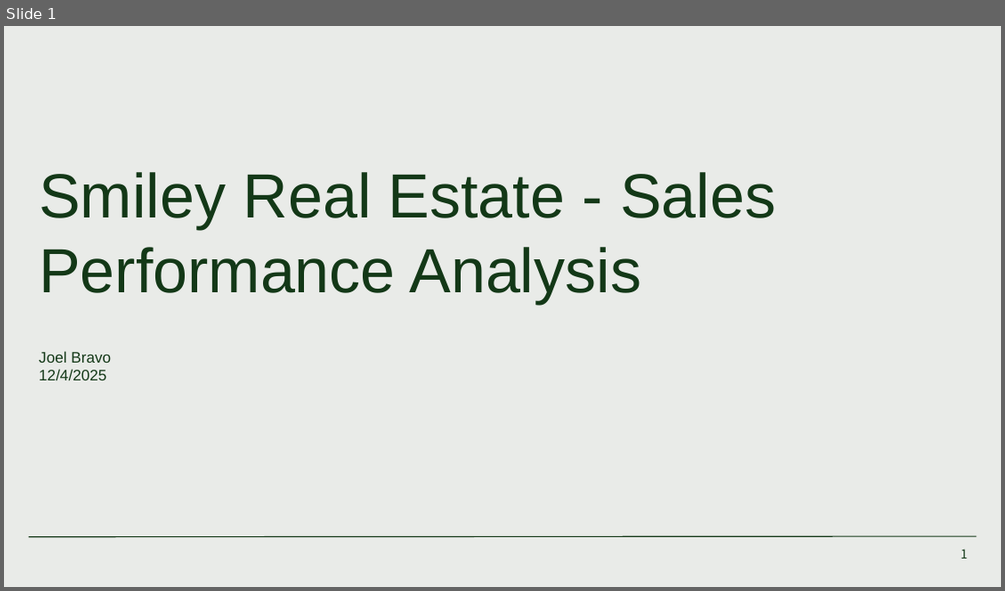
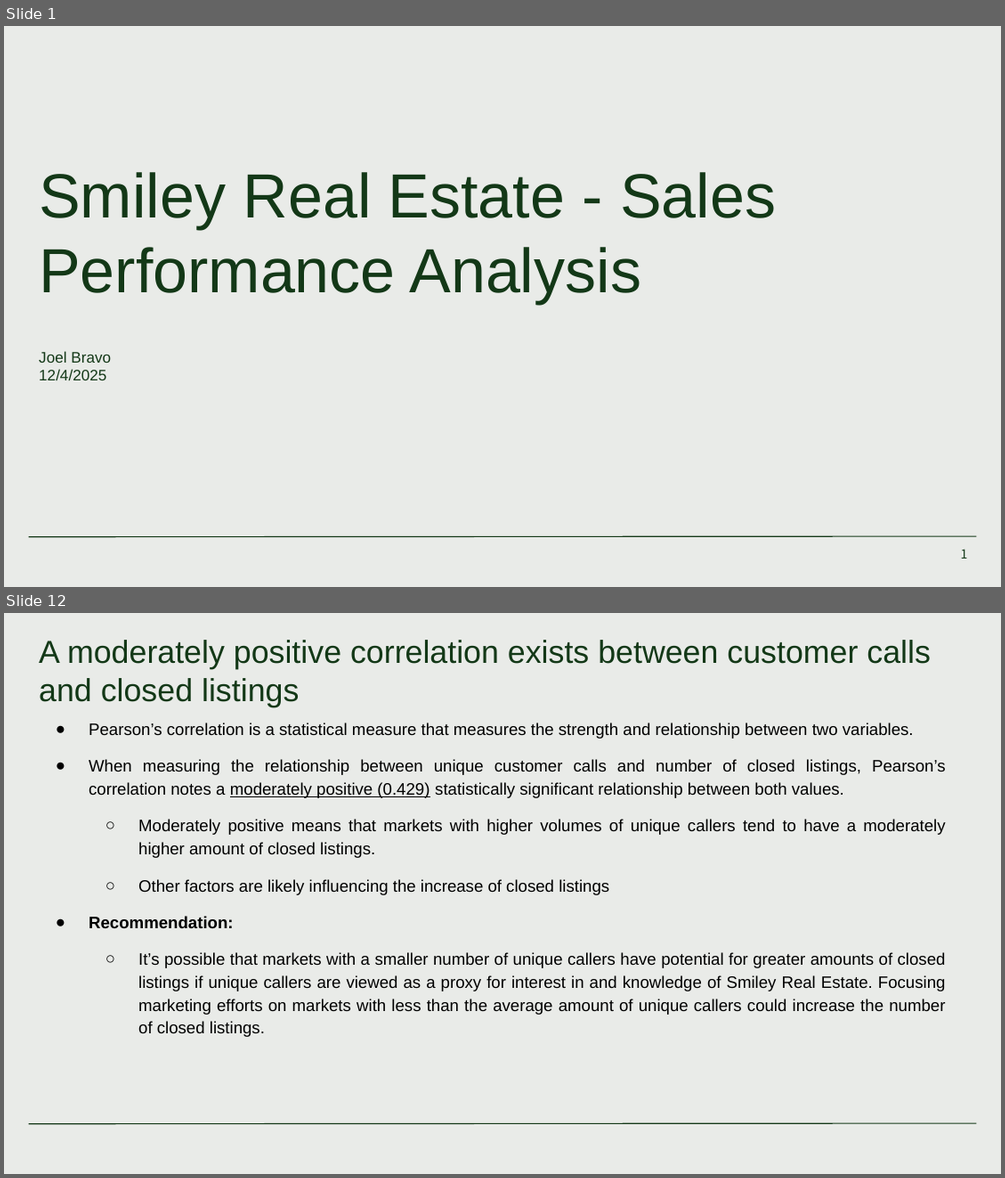
Before and after one commit to Magister774/Clever-Assessment, a slide deck: Smiley Real Estate - Sales Performance Analysis.pptx. Shown one above the other, each under a label of ours: slide 1 before the commit, slides 1 and 12 after it; the slides between them are not shown. The pictures are 1005x591 and 1005x1178 pixels, drawn with LibreOffice and Linux fonts; fonts in the diff are those of the drawing. Boxes give left, top, right and bottom in pixels: in the first picture for what was removed or moved away, otherwise in the second. Text is boxed around its words. In the diff, an @@ line names an element or a change of style, - is before the commit and + after.

```diff
--- a/Smiley Real Estate - Sales Performance Analysis.pptx
+++ b/Smiley Real Estate - Sales Performance Analysis.pptx
@@ slide 12 added at <box>4,613,1001,1174</box>, background #E9EBE8; not listed: 1 template element that a slide beside it also shows @@
@@ title added at <box>39,640,930,707</box>, 23 pt, text #133817 @@
+A moderately positive correlation exists between customer calls and closed listings
@@ text added at <box>89,722,946,1037</box>, 12 pt, text #000000 @@
+● Pearson’s correlation is a statistical measure that measures the strength and relationship between two variables.
+● When measuring the relationship between unique customer calls and number of closed listings, Pearson’s correlation notes a moderately positive (0.429) statistically significant relationship between both values.
+  ○ Moderately positive means that markets with higher volumes of unique callers tend to have a moderately higher amount of closed listings.
+  ○ Other factors are likely influencing the increase of closed listings
+● Recommendation:
+  ○ It’s possible that markets with a smaller number of unique callers have potential for greater amounts of closed listings if unique callers are viewed as a proxy for interest in and knowledge of Smiley Real Estate. Focusing marketing efforts on markets with less than the average amount of unique callers could increase the number of closed listings.
```
Also in this commit, not shown: 5 slides changed, 14 other slides added.
